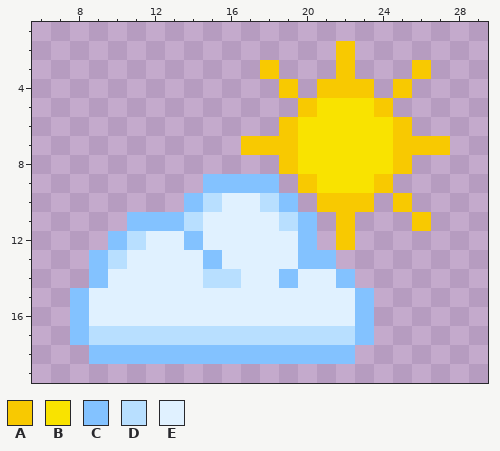
Edited in one commit: pixel-art sprite (assets/art/sunny.png). The picture above was drawn from the file before the commit.
The file is 32x32 pixels. Shown: x 6..29, y 1..19.
Palette (. is transparent): A #f8c901  B #f9e300  C #83c2ff  D #b8dfff  E #e0f1ff
Pixels before, first column x 8:
 2 ..............A.....
 3 ..........A...A...A.
 4 ...........A.AAA.A..
 5 ............ABBBA...
 6 ...........ABBBBBA..
 7 .........AAABBBBBAAA
 8 ...........ABBBBBA..
 9 .......CCCC.ABBBA...
10 ......CDEEDC.AAA.A..
11 ...CCCDEEEEDC.A...A.
12 ..CDEECEEEEEC.A.....
13 .CDEEEECEEEECC......
14 .CEEEEEDDEECEEC.....
15 CEEEEEEEEEEEEEEC....
16 CEEEEEEEEEEEEEEC....
17 CDDDDDDDDDDDDDDC....
18 .CCCCCCCCCCCCCC.....
The same view after the edit:
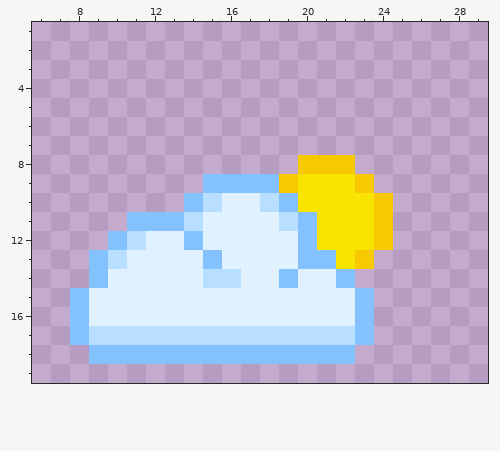
The edit:
Changed rows in their new state; - is an unchanged pixel.
first column x 17:
 2 -----.-----
 3 -.---.---.-
 4 --.-...-.--
 5 ---.....---
 6 --.......--
 7 ...........
 8 --.AAA...--
 9 --AB--A.---
10 ---BBBBA.--
11 ----BBBA-.-
12 ----BBBA---
13 -----BA----
